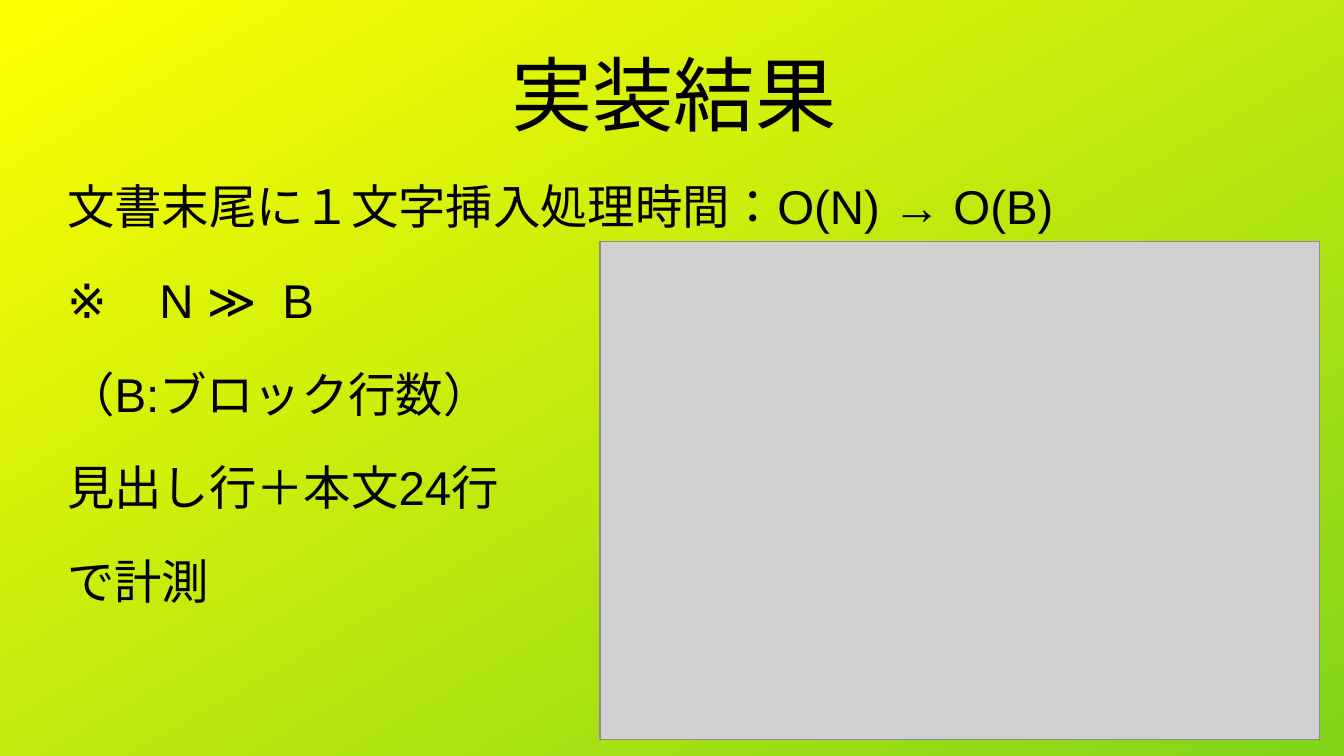
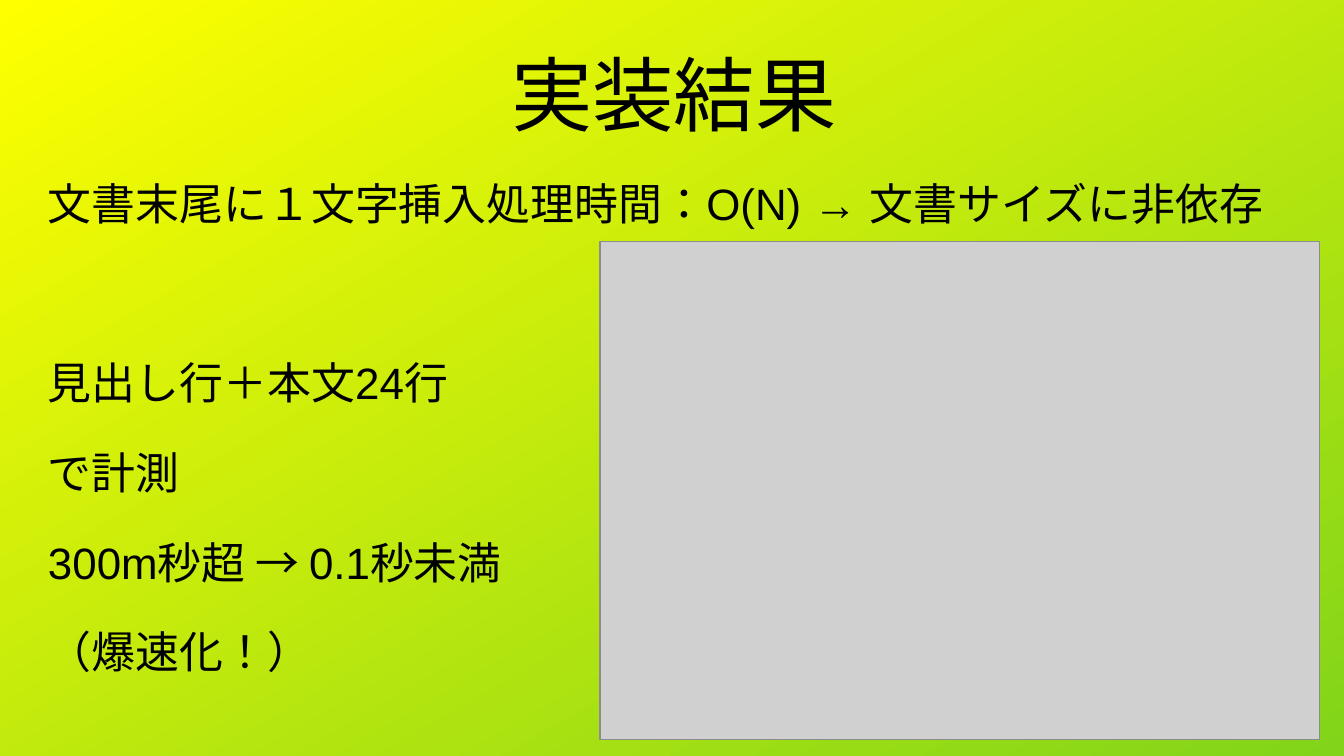
Before and after one commit to vivisuke/viMarkdown, a slide deck: slide 11 of tech/ja/LT20260913/10万行でもサクサク編集.odp. Drawn at 1344x756 pixels with LibreOffice and Linux fonts; fonts in the diff are those of the drawing; grey boxes stand for pictures. Boxes give left, top, right and bottom in pixels: in the first picture for what was removed or moved away, otherwise in the second. Text is boxed around its words. In the diff, an @@ line names an element or a change of style, - is before the commit and + after.

```diff
--- a/tech/ja/LT20260913/10万行でもサクサク編集.odp
+++ b/tech/ja/LT20260913/10万行でもサクサク編集.odp
@@ text "文書末尾に１文字挿入処理時間：O(N) → 文書サイズに非依存": place and size @@
-text "文書末尾に１文字挿入処理時間：O(N) → 文書サイズに非依存" at (67,184,1053,603)
+text "文書末尾に１文字挿入処理時間：O(N) → 文書サイズに非依存" at (48,183,1264,583)
@@ text at (48,183,1264,229): text changed; size 28 to 25.9 pt @@
-文書末尾に１文字挿入処理時間：O(N) → O(B)
-※ N ≫ B
-（B:ブロック行数）
+文書末尾に１文字挿入処理時間：O(N) → 文書サイズに非依存
@@ text at (48,362,448,493): size 28 to 25.9 pt in "見出し行＋本文24行", "で計測" @@
@@ text at (48,543,502,583): paragraphs added @@
+300m秒超 → 0.1秒未満
+（爆速化！）
```
Also in this commit, not shown: 2 other slides changed, 4 other files.
